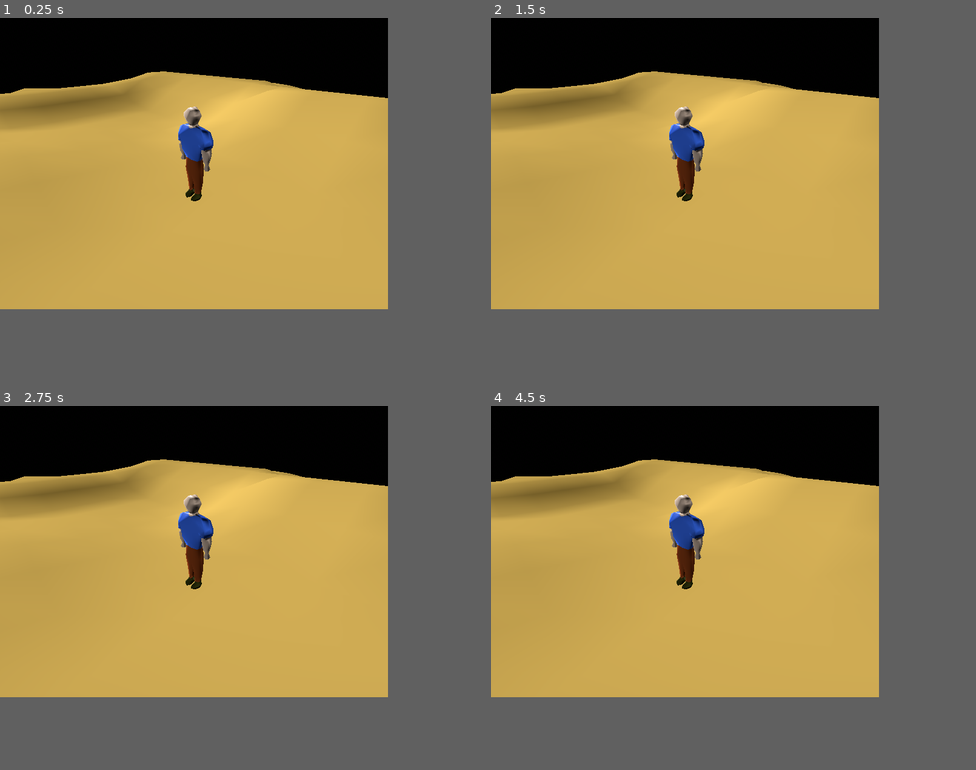
Above: before the commit, frames 1-4 (two rows, left to right).
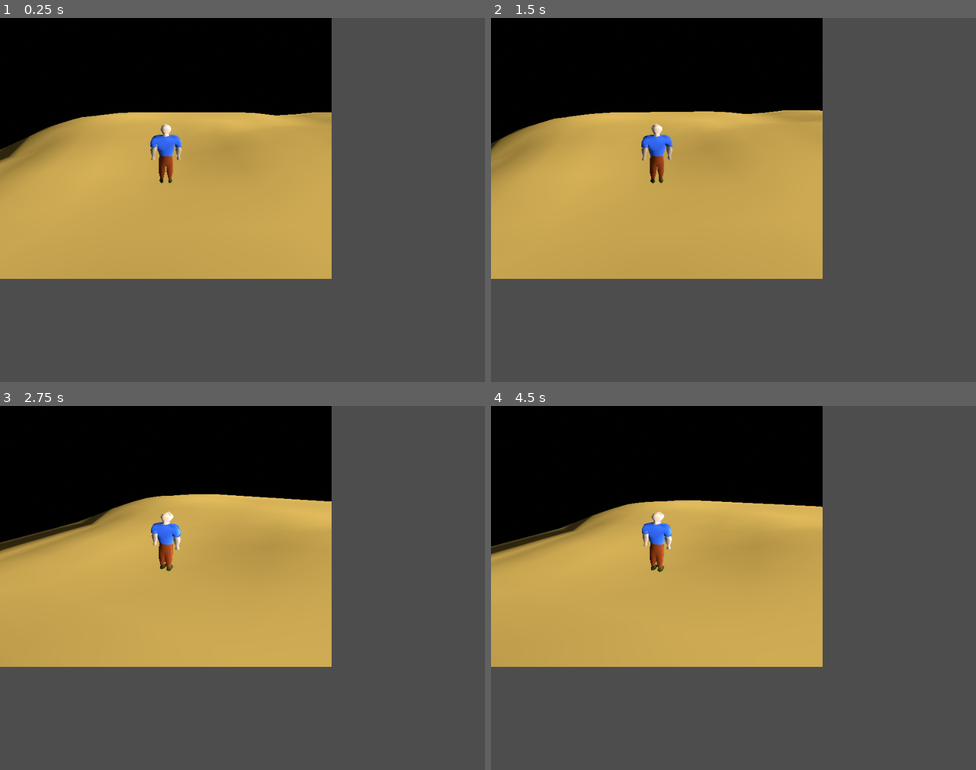
Above: after the commit, the same moments.

Repository: SummonerL/RS-Like
Game: Godot game, scene res://main.tscn
Two runs of this game, one before a commit and one after it. Both use one fixed random seed, a clock stepped at 60 frames per second and the inputs below.
Inputs:
- Up to frame 1 (0.25 s): no input
- Up to frame 2 (1.5 s): tap Enter at 0.5 s; hold Down (camera_down, bound only after the commit) 0.53-1.28 s; tap Left (camera_left, bound only after the commit) at 0.8, 1.35 s; tap Space at 1.25 s
- Up to frame 3 (2.75 s): tap Right (camera_right, bound only after the commit) at 1.55 s; tap Enter at 2 s; hold Right (camera_right, bound only after the commit) from 2.03 s (still down); tap Up (camera_up, bound only after the commit) at 2.3 s
- Up to frame 4 (4.5 s): release Right (camera_right, bound only after the commit) at 2.78 s; tap Up (camera_up, bound only after the commit) at 2.85 s; tap Down (camera_down, bound only after the commit) at 3.05 s; tap Space at 3.5 s; hold Down (camera_down, bound only after the commit) 3.53-4.28 s; tap Left (camera_left, bound only after the commit) at 3.8, 4.35 s; tap Enter at 4.25 s
In our replay, the window is 640x480 before the commit and 800x600 after it. These sizes can differ from the game's own. Grey fills any space a smaller window leaves; there, only what the larger window draws over its background counts as a difference.

The runs differ from the first frame. In frame 1, 26% of the frame differs, in the area x 0-80%, y 0-80%; in frame 2, 25%; in frame 3, 26%; in frame 4, 27%.
Error before the commit: Parse Error: Identifier "GameSettings" not declared in the current scope. (res://Assets/Scripts/CameraSpatial.gd:9)

Commit message:
camera + resolution

Diff:
--- a/Assets/Scripts/CameraSpatial.gd
+++ b/Assets/Scripts/CameraSpatial.gd
@@ -5,5 +5,25 @@
 """
 extends Node3D
 
+const MIN_CAM_VERTICAL: int = 20
+const MAX_CAM_VERTICAL: int = 70
+
+# ensrure camera does not go above or below 'bounds'
+func check_bounds():
+	if (rotation_degrees.x < MIN_CAM_VERTICAL):
+		rotation_degrees.x = MIN_CAM_VERTICAL
+
+	if (rotation_degrees.x > MAX_CAM_VERTICAL):
+		rotation_degrees.x = MAX_CAM_VERTICAL
+
 func _process(delta):
-	rotation.y += GameSettings.cameraSpeed * delta
+	if Input.is_action_pressed("camera_left"):
+		rotation.y -= GameSettings.camera_speed * delta
+	if Input.is_action_pressed("camera_up"):
+		rotation.x += GameSettings.camera_speed * delta
+	if Input.is_action_pressed("camera_right"):
+		rotation.y += GameSettings.camera_speed * delta
+	if Input.is_action_pressed("camera_down"):
+		rotation.x -= GameSettings.camera_speed * delta
+
+	check_bounds()
--- a/Assets/Scripts/GameSettings.gd
+++ b/Assets/Scripts/GameSettings.gd
@@ -5,4 +5,4 @@
 """
 extends Node3D
 
-var cameraSpeed: float = 0.5
+var camera_speed: float = 0.8
--- a/main.tscn
+++ b/main.tscn
@@ -44,12 +44,19 @@
 "cells": PackedInt32Array(0, 0, 0)
 }
 
-[node name="MalePlayer" parent="." instance=ExtResource("2_qot4a")]
-transform = Transform3D(1.5, 0, 0, 0, 1.5, 0, 0, 0, 1.5, 3.78846, -0.254705, 6.98907)
+[node name="SubViewportContainer" type="SubViewportContainer" parent="."]
+offset_right = 748.0
+offset_bottom = 714.0
+scale = Vector2(1.06889, 0.840721)
 
-[node name="Spatial" type="Node3D" parent="MalePlayer"]
-transform = Transform3D(1, 0, 0, 0, 1, 0, 0, 0, 1, 0, 3.03336, 0)
+[node name="SubViewport" type="SubViewport" parent="SubViewportContainer"]
+
+[node name="MalePlayer" parent="SubViewportContainer/SubViewport" instance=ExtResource("2_qot4a")]
+transform = Transform3D(1.5, 0, 0, 0, 1.5, 0, 0, 0, 1.5, 22.7081, -1.0406, 12.1074)
+
+[node name="Spatial" type="Node3D" parent="SubViewportContainer/SubViewport/MalePlayer"]
+transform = Transform3D(1, 0, 0, 0, 1, 0, 0, 0, 1, 0, 3, 0)
 script = ExtResource("3_fxx4k")
 
-[node name="PlayerCamera" type="Camera3D" parent="MalePlayer/Spatial"]
-transform = Transform3D(0.707107, -0.353553, 0.612372, 0, 0.866025, 0.5, -0.707107, -0.353553, 0.612372, 5.18446, 3.41274, 5.22928)
+[node name="PlayerCamera" type="Camera3D" parent="SubViewportContainer/SubViewport/MalePlayer/Spatial"]
+transform = Transform3D(-0.666667, 0, 5.82819e-08, 0, 0.666667, 0, -5.82819e-08, 0, -0.666667, 0, 0, -12)
--- a/project.godot
+++ b/project.godot
@@ -15,10 +15,18 @@
 config/features=PackedStringArray("4.2", "Forward Plus")
 config/icon="res://icon.svg"
 
+[autoload]
+
+GameSettings="*res://Assets/Scripts/GameSettings.gd"
+
 [display]
 
-window/size/viewport_width=640
-window/size/viewport_height=480
+window/size/viewport_width=800
+window/size/viewport_height=600
+window/size/mode=3
+window/size/resizable=false
+window/stretch/mode="viewport"
+window/stretch/aspect="ignore"
 window/stretch/scale_mode="integer"
 
 [input]
@@ -319,3 +327,23 @@
 "deadzone": 0.5,
 "events": []
 }
+camera_left={
+"deadzone": 0.5,
+"events": [Object(InputEventKey,"resource_local_to_scene":false,"resource_name":"","device":0,"window_id":0,"alt_pressed":false,"shift_pressed":false,"ctrl_pressed":false,"meta_pressed":false,"pressed":false,"keycode":0,"physical_keycode":4194319,"key_label":0,"unicode":0,"echo":false,"script":null)
+]
+}
+camera_right={
+"deadzone": 0.5,
+"events": [Object(InputEventKey,"resource_local_to_scene":false,"resource_name":"","device":0,"window_id":0,"alt_pressed":false,"shift_pressed":false,"ctrl_pressed":false,"meta_pressed":false,"pressed":false,"keycode":0,"physical_keycode":4194321,"key_label":0,"unicode":0,"echo":false,"script":null)
+]
+}
+camera_up={
+"deadzone": 0.5,
+"events": [Object(InputEventKey,"resource_local_to_scene":false,"resource_name":"","device":0,"window_id":0,"alt_pressed":false,"shift_pressed":false,"ctrl_pressed":false,"meta_pressed":false,"pressed":false,"keycode":0,"physical_keycode":4194320,"key_label":0,"unicode":0,"echo":false,"script":null)
+]
+}
+camera_down={
+"deadzone": 0.5,
+"events": [Object(InputEventKey,"resource_local_to_scene":false,"resource_name":"","device":0,"window_id":0,"alt_pressed":false,"shift_pressed":false,"ctrl_pressed":false,"meta_pressed":false,"pressed":false,"keycode":0,"physical_keycode":4194322,"key_label":0,"unicode":0,"echo":false,"script":null)
+]
+}
